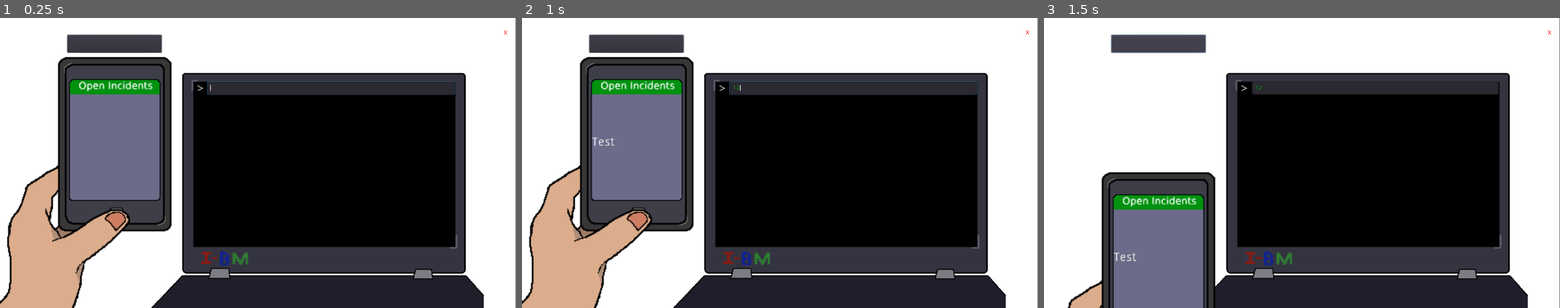
Above: before the commit, frames 1-3 (left to right).
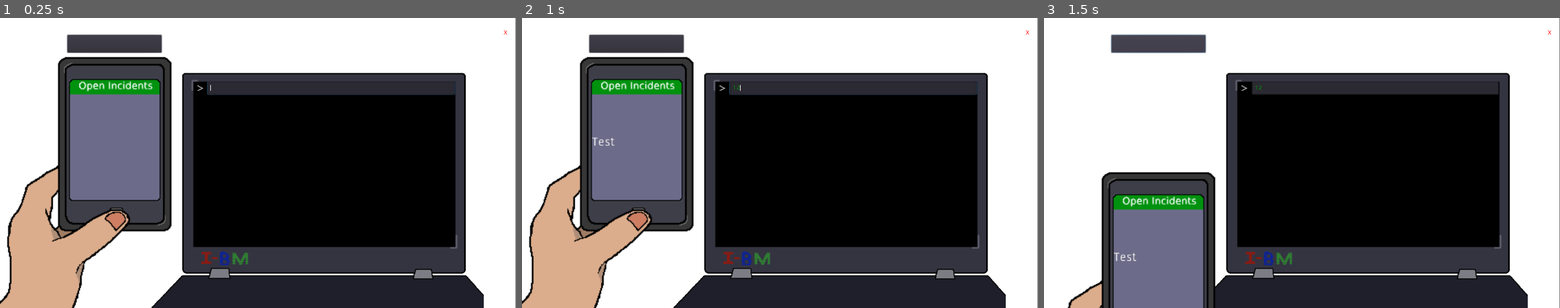
Above: after the commit, the same moments.

Repository: Epitrochoid/ludum-dare-40
Game: Godot game, scene res://Container.tscn
Same seed, same stepped clock (60 frames per second), same inputs: the game is played once before the commit and once after it.
Inputs (mouse positions are in pixels of both pictures, inside the frame that each line leads up to):
- Up to frame 1 (0.25 s): no input
- Up to frame 2 (1 s): click (852, 87) at 0.52 s; type "12" at 0.6 s
- Up to frame 3 (1.5 s): click (1157, 44) at 1.25 s

The runs differ from the first frame. In frame 1, 0.1% of the frame differs, in the area x 40-89%, y 21-22%; in frame 2, 0.1%; in frame 3, nothing differs.

Commit message:
Fix terminal scrolling

Diff:
--- a/Container.tscn
+++ b/Container.tscn
@@ -2,7 +2,7 @@
 
 [ext_resource path="res://ColorRect.gd" type="Script" id=1]
 [ext_resource path="res://assets/laptop_colored.png" type="Texture" id=2]
-[ext_resource path="res://TerminalLine.tscn" type="PackedScene" id=3]
+[ext_resource path="res://VBoxContainer.gd" type="Script" id=3]
 [ext_resource path="res://assets/phone_with_interface.png" type="Texture" id=4]
 [ext_resource path="res://Tasks.gd" type="Script" id=5]
 [ext_resource path="res://ExitButton.gd" type="Script" id=6]
@@ -86,10 +86,9 @@
 anchor_bottom = 0.0
 margin_top = -1.0
 margin_right = 542.0
-margin_bottom = 384.0
+margin_bottom = 385.0
 rect_min_size = Vector2( 0, 30 )
 rect_pivot_offset = Vector2( 0, 0 )
-rect_clip_content = false
 mouse_filter = 0
 size_flags_horizontal = 1
 size_flags_vertical = 1
@@ -102,20 +101,13 @@
 anchor_top = 0.0
 anchor_right = 0.0
 anchor_bottom = 0.0
-margin_bottom = 30.0
 rect_pivot_offset = Vector2( 0, 0 )
 rect_clip_content = false
 mouse_filter = 1
 size_flags_horizontal = 1
 size_flags_vertical = 1
 alignment = 0
-
-[node name="TerminalLine" parent="ColorRect/Laptop/ColorRect/Terminal/VBoxContainer" instance=ExtResource( 3 )]
-
-anchor_right = 0.0
-anchor_bottom = 0.0
-margin_right = 0.0
-margin_bottom = 30.0
+script = ExtResource( 3 )
 
 [node name="Phone" type="Sprite" parent="ColorRect"]
 
--- a/LineInput.gd
+++ b/LineInput.gd
@@ -1,25 +1,18 @@
 extends LineEdit
 
-# class member variables go here, for example:
-# var a = 2
-# var b = "textvar"
+var scrollable_terminal = null
+var vbox_container = null
 
 func _ready():
-	# Called every time the node is added to the scene.
-	# Initialization here
-	grab_focus()
+	self.grab_focus()
 	self.connect("text_entered", self, "_on_enter_pressed")
-	pass
+
+	vbox_container = self.get_parent().get_parent()
+	scrollable_terminal = vbox_container.get_parent()
+	scrollable_terminal.set_v_scroll(1000000)
 
 func _on_enter_pressed(someText):
-	print('input received! ', someText)
-	var terminal_node = self.get_parent().get_parent()
 	var new_terminal_line = load("res://TerminalLine.tscn").instance()
-	terminal_node.add_child(new_terminal_line)
-
-
-func _process(delta):
-	# Called every frame. Delta is time since last frame.
-	# Update game logic here.
-#	append_at_cursor('hello world')
-	pass
+	vbox_container.add_child(new_terminal_line)
+	yield(get_tree(), 'idle_frame')
+	scrollable_terminal.set_v_scroll(1000000)
--- /dev/null
+++ b/VBoxContainer.gd
@@ -0,0 +1,5 @@
+extends VBoxContainer
+
+func _ready():
+	var new_terminal_line = load("res://TerminalLine.tscn").instance()
+	self.add_child(new_terminal_line)
